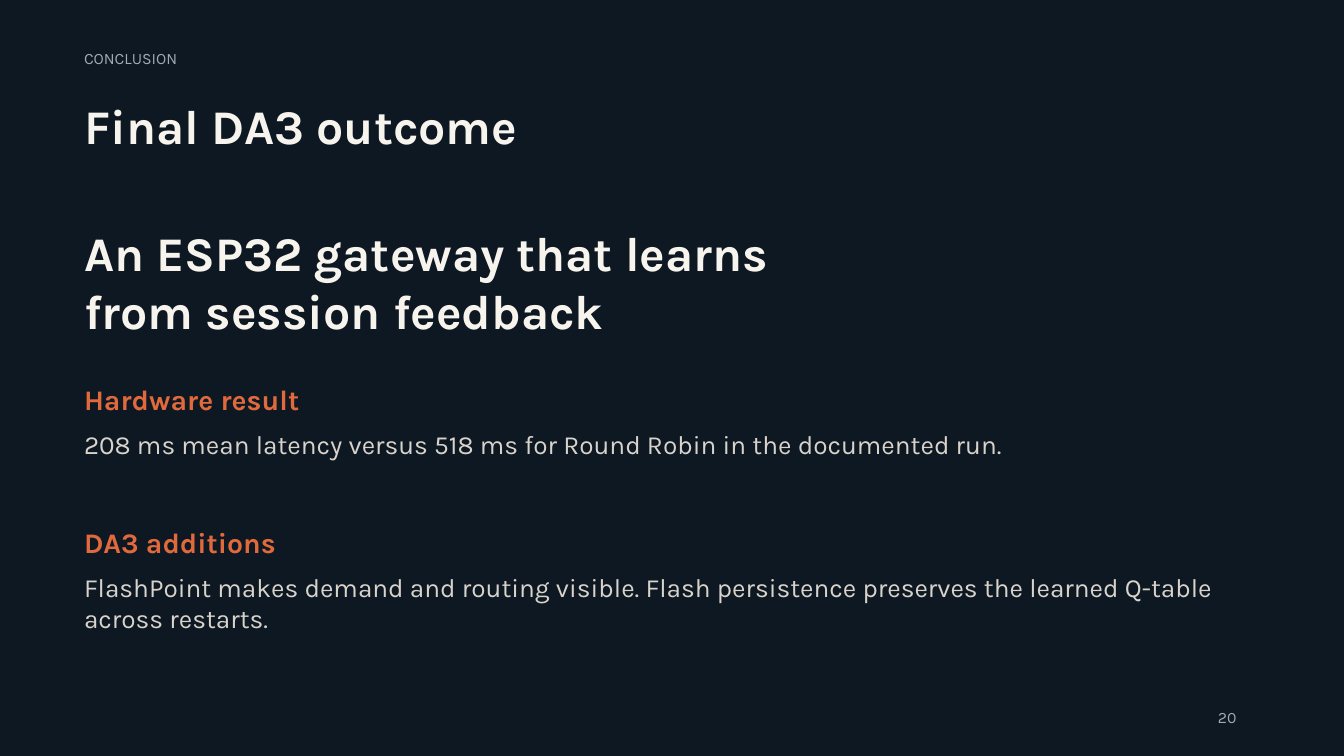
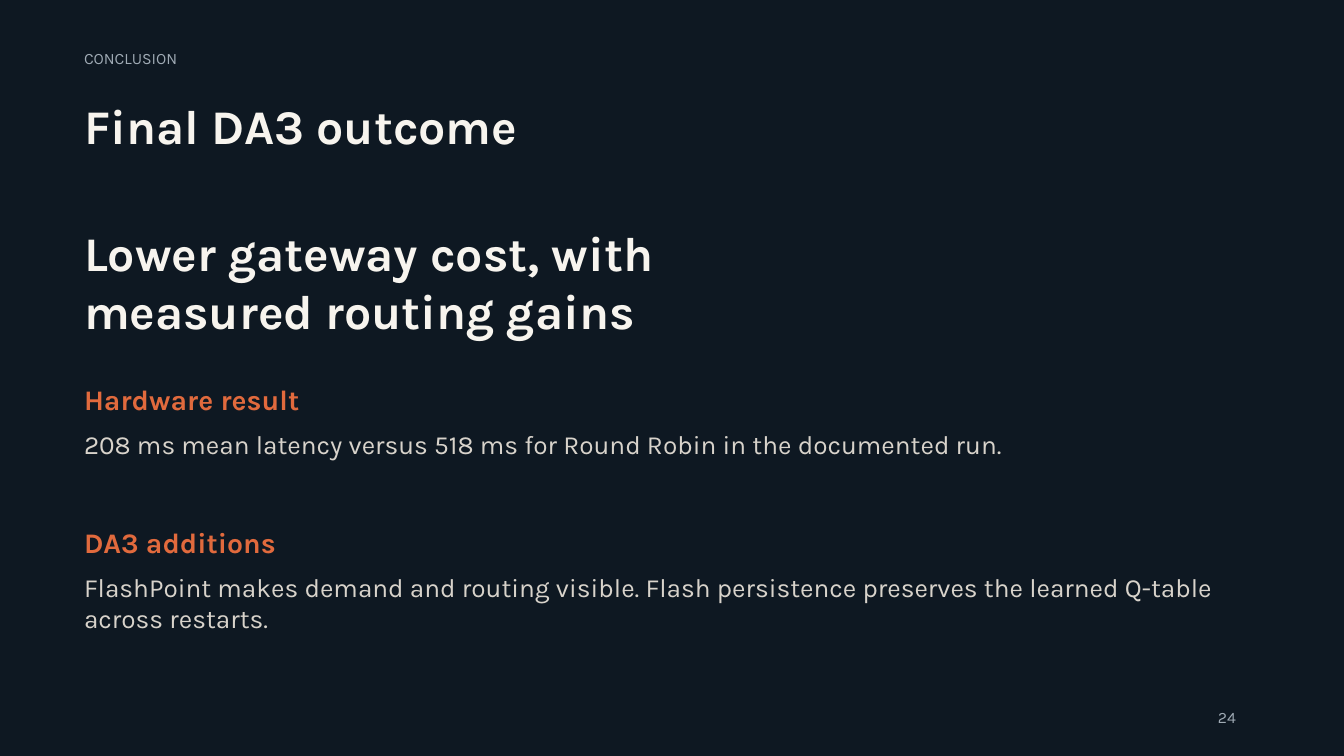
Before and after one commit to Abhyuday-06/Esp32LoadBal, a slide deck: slide 24 of presentation/ESP32_RL_Load_Balancer.pptx (slide 20 before the commit). Drawn at 1344x756 pixels with LibreOffice and Linux fonts; fonts in the diff are those of the drawing. Boxes give left, top, right and bottom in pixels: in the first picture for what was removed or moved away, otherwise in the second. Text is boxed around its words. In the diff, an @@ line names an element or a change of style, - is before the commit and + after.

Commit message:
docs: add DA3 cost comparison and savings analysis

```diff
--- a/presentation/ESP32_RL_Load_Balancer.pptx
+++ b/presentation/ESP32_RL_Load_Balancer.pptx
@@ text at (84,236,654,341): text changed @@
-An ESP32 gateway that learns
-from session feedback
+Lower gateway cost, with
+measured routing gains
@@ text at (1218,713,1236,723): text changed @@
-20
+24
```
Also in this commit, not shown: 14 other slides changed, 5 slides added, 1 other file.
